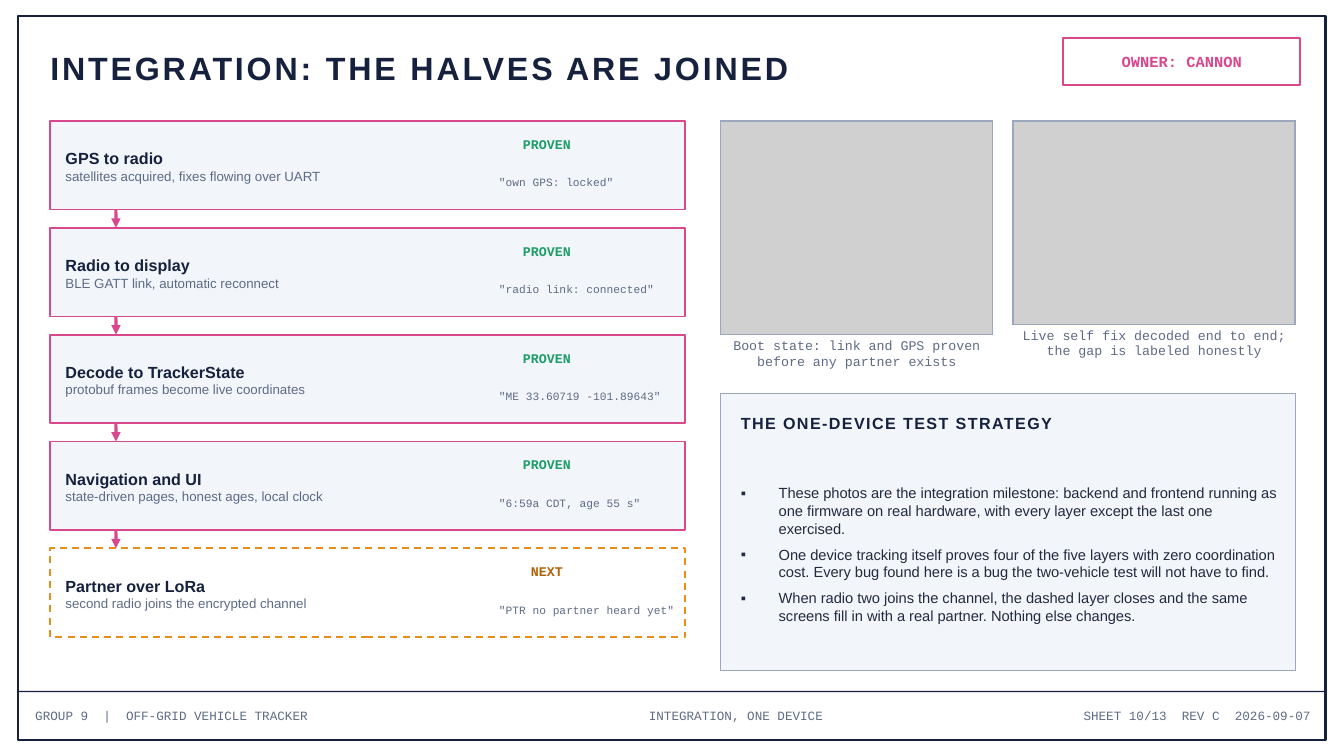
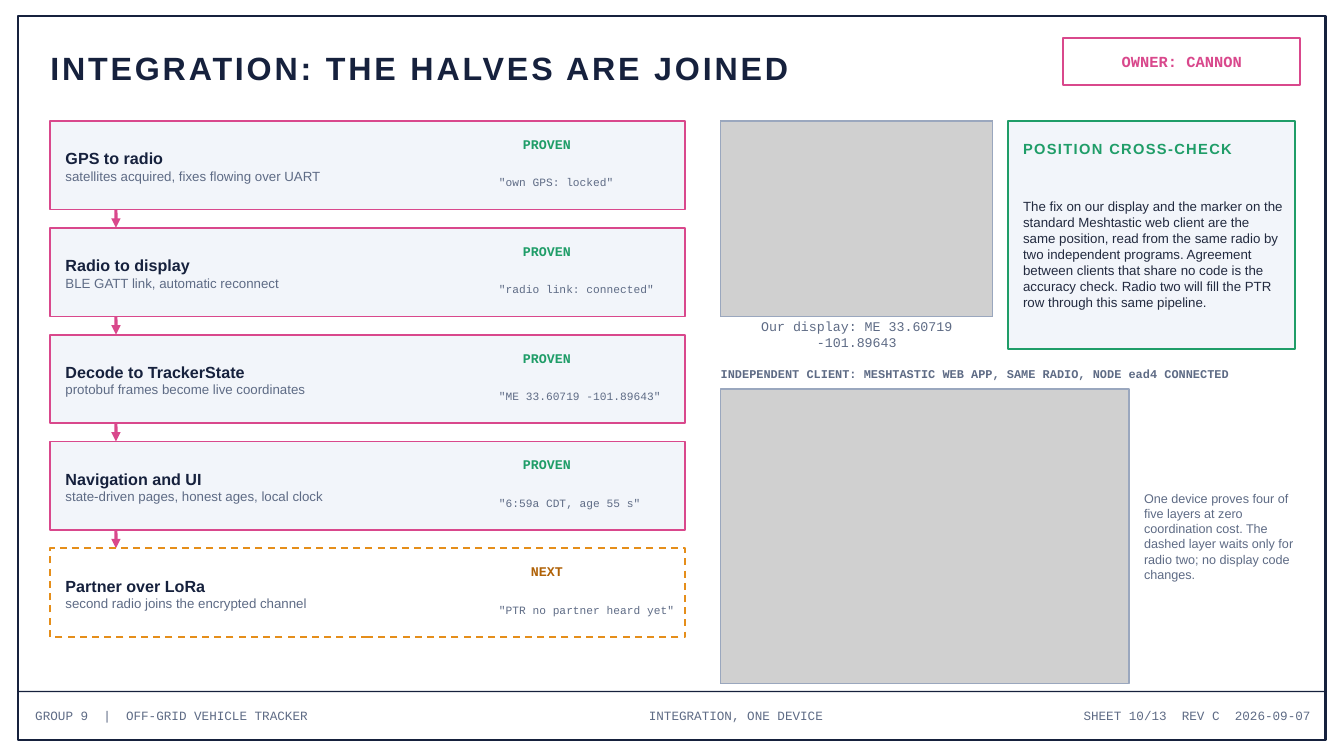
Before and after one commit to deosgracius/offgrid-vehicle-tracker, a slide deck: slide 10 of docs/presentations/Group9_Presentation3_Week3.pptx. Drawn at 1344x756 pixels with LibreOffice and Linux fonts; fonts in the diff are those of the drawing; grey boxes stand for pictures. Boxes give left, top, right and bottom in pixels: in the first picture for what was removed or moved away, otherwise in the second. Text is boxed around its words. In the diff, an @@ line names an element or a change of style, - is before the commit and + after.

```diff
--- a/docs/presentations/Group9_Presentation3_Week3.pptx
+++ b/docs/presentations/Group9_Presentation3_Week3.pptx
@@ picture resized from (x1=721, y1=121, x2=993, y2=335) to (x1=721, y1=121, x2=993, y2=317) @@
@@ rectangle resized from (x1=721, y1=121, x2=993, y2=335) to (x1=721, y1=121, x2=993, y2=317) @@
@@ rectangle resized from (x1=1013, y1=121, x2=1296, y2=325) to (x1=1008, y1=121, x2=1296, y2=349) @@
@@ rectangle at (x1=1008, y1=121, x2=1296, y2=349): fill none to #F2F5FA; outline #9AA7BE 1 pt to #1F9D68 1.25 pt @@
@@ picture removed at (x1=1013, y1=121, x2=1296, y2=325) @@
@@ text added at (x1=1023, y1=143, x2=1232, y2=154), 10.5 pt, text #1F9D68, bold @@
+POSITION CROSS-CHECK
@@ text at (x1=1023, y1=201, x2=1282, y2=310): text changed; font Courier New to Arial; text colour #5E6B85 to #222A3F @@
-Live self fix decoded end to end; the gap is labeled honestly
+The fix on our display and the marker on the standard Meshtastic web client are the same position, read from the same radio by two independent programs. Agreement between clients that share no code is the accuracy check. Radio two will fill the PTR row through this same pipeline.
@@ text at (x1=761, y1=322, x2=953, y2=347): text changed @@
-Boot state: link and GPS proven before any partner exists
+Our display: ME 33.60719 -101.89643
@@ rectangle resized from (x1=721, y1=393, x2=1296, y2=670) to (x1=721, y1=389, x2=1129, y2=684) @@
@@ rectangle at (x1=721, y1=389, x2=1129, y2=684): fill #F2F5FA to none; outline #9AA7BE 0.75 pt to #9AA7BE 1 pt @@
@@ text added at (x1=721, y1=370, x2=1228, y2=382), 8.5 pt, text #5E6B85, bold @@
+INDEPENDENT CLIENT: MESHTASTIC WEB APP, SAME RADIO, NODE ead4 CONNECTED
@@ picture added at (x1=721, y1=389, x2=1129, y2=684) @@
@@ text removed at (x1=741, y1=417, x2=1052, y2=429) @@
-THE ONE-DEVICE TEST STRATEGY
@@ text removed at (x1=779, y1=487, x2=1276, y2=624) @@
-▪ These photos are the integration milestone: backend and frontend running as one firmware on real hardware, with every layer except the last one exercised.
-▪ One device tracking itself proves four of the five layers with zero coordination cost. Every bug found here is a bug the two-vehicle test will not have to find.
-▪ When radio two joins the channel, the dashed layer closes and the same screens fill in with a real partner. Nothing else changes.
@@ text added at (x1=1144, y1=494, x2=1293, y2=582), 9 pt, text #5E6B85 @@
+One device proves four of five layers at zero coordination cost. The dashed layer waits only for radio two; no display code changes.
```
Also in this commit, not shown: 1 other slide changed, 2 other files.
